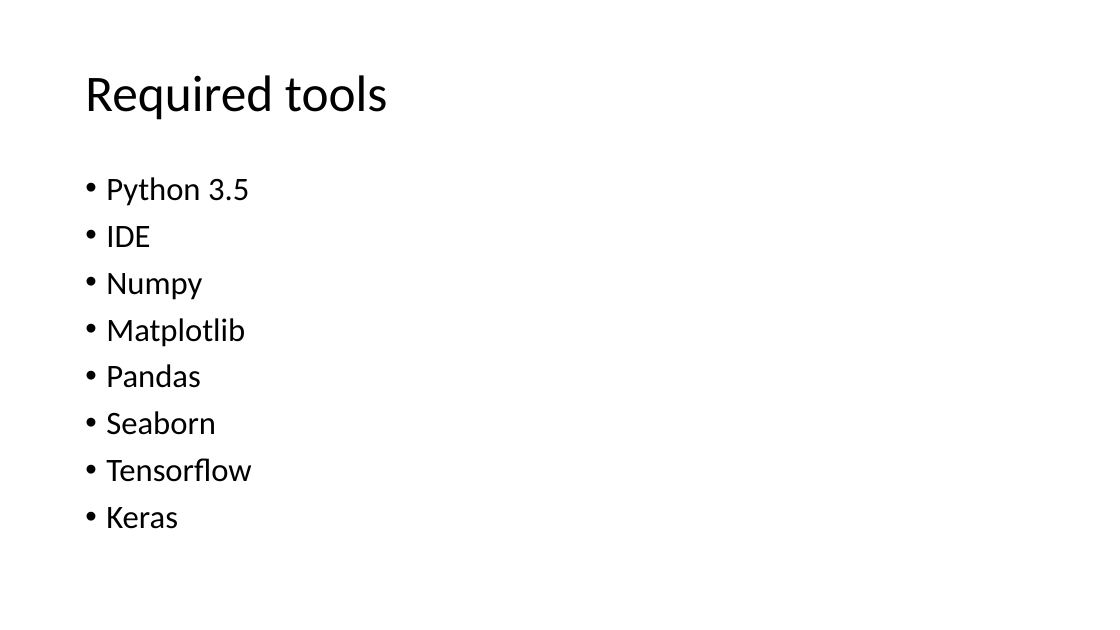
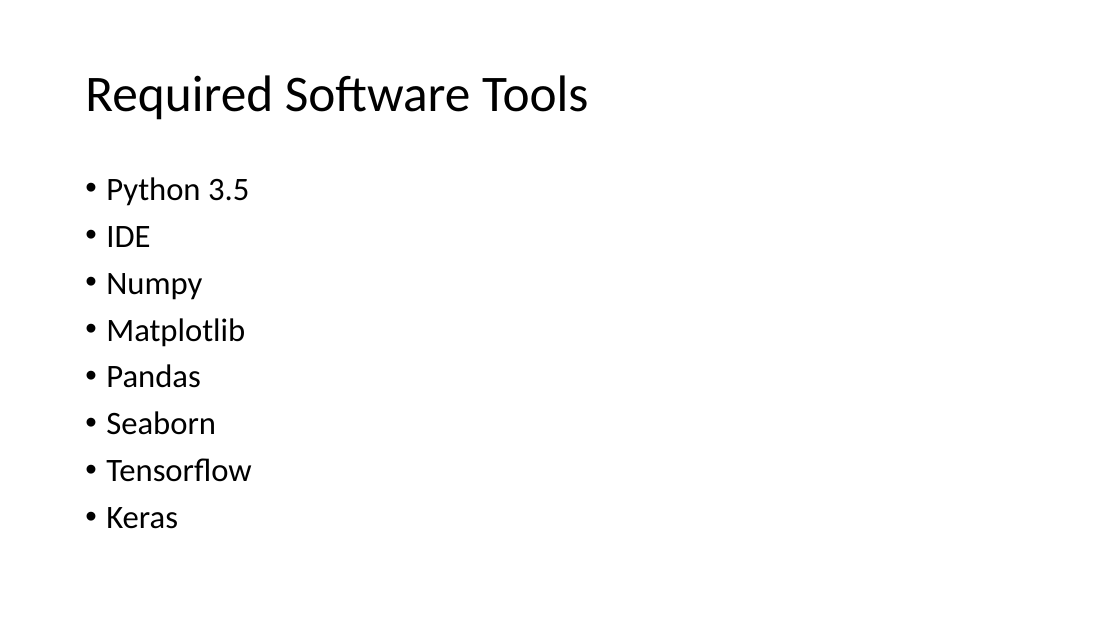
Before and after one commit to IkramulMurad/Face-detection, a slide deck: slide 18 of Book/Facial Key-points Detection.pptx (slide 13 before the commit). Drawn at 1120x630 pixels with LibreOffice and Linux fonts; fonts in the diff are those of the drawing. Boxes give left, top, right and bottom in pixels: in the first picture for what was removed or moved away, otherwise in the second. Text is boxed around its words. In the diff, an @@ line names an element or a change of style, - is before the commit and + after.

```diff
--- a/Book/Facial Key-points Detection.pptx
+++ b/Book/Facial Key-points Detection.pptx
@@ title at <box>85,75,588,120</box>: text changed @@
-Required tools
+Required Software Tools
```
Also in this commit, not shown: 10 other slides changed, 5 slides added.
